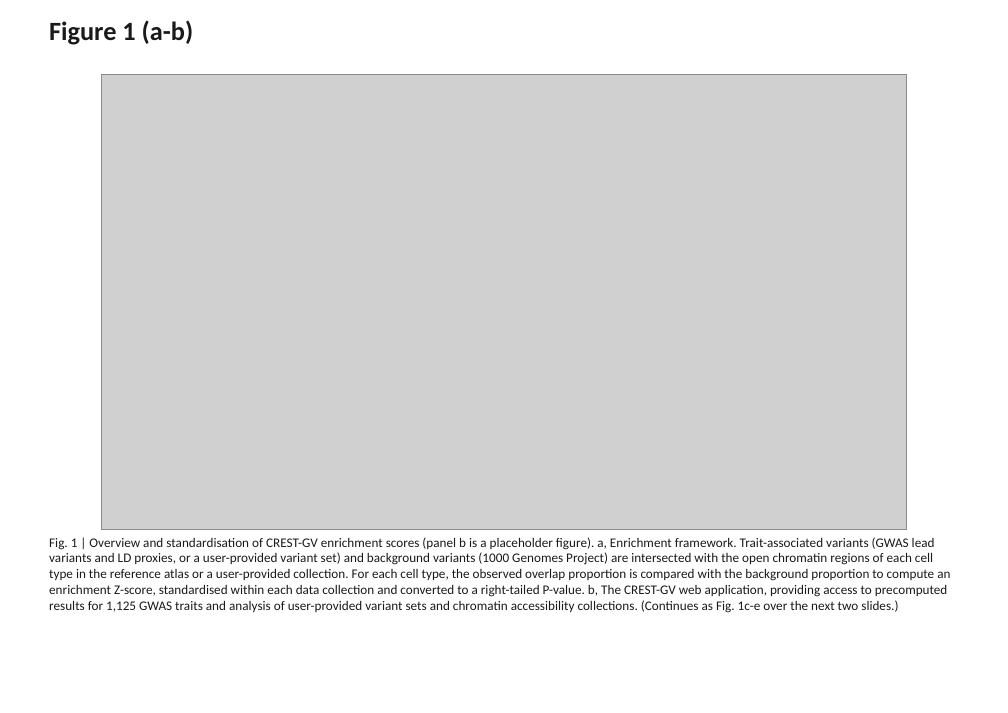
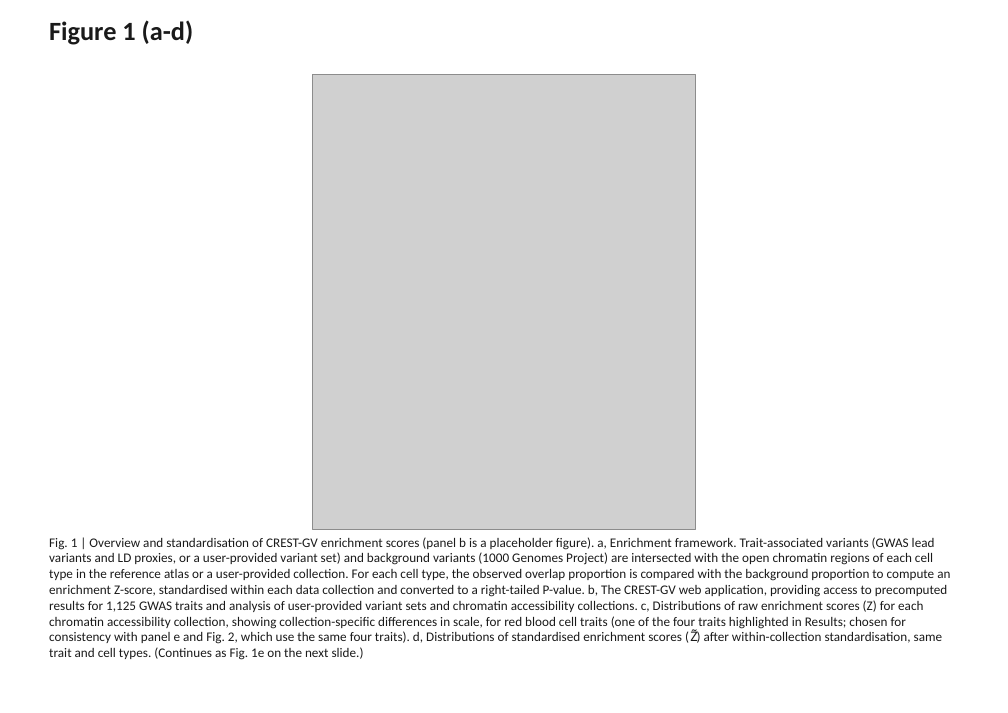
Before and after one commit to Genome-Function-Initiative-Oxford/CREST-GV, a slide deck: slide 1 of paper_analysis/figures/CREST-GV_main_figures.pptx. Drawn at 1008x713 pixels with LibreOffice and Linux fonts; fonts in the diff are those of the drawing; grey boxes stand for pictures. Boxes give left, top, right and bottom in pixels: in the first picture for what was removed or moved away, otherwise in the second. Text is boxed around its words. In the diff, an @@ line names an element or a change of style, - is before the commit and + after.

Commit message:
Composite Fig. 1a-d and Fig. 2a-f onto single images per Simone's request
Each merged figure's lettered panels now sit together on one page/image
instead of being spread across separate files just labelled as parts of
the same figure. compose_figures.py builds Fig1_abcd_composite (a:
placeholder box, b: web app screenshot placeholder, c-d: standardisation
boxplots) and Fig2_abcdef_composite (a-d: per-trait rankings, e-f: upload
examples). Fig. 1e (the cross-trait heatmap) stays on its own page --
its tall, many-row layout doesn't composite cleanly alongside a-d -- and
now has its own 'e' panel label baked into the plot title.

Updated build_figures_pptx.py and README.md to match.

```diff
--- a/paper_analysis/figures/CREST-GV_main_figures.pptx
+++ b/paper_analysis/figures/CREST-GV_main_figures.pptx
@@ text at (49, 20, 194, 45): text changed @@
-Figure 1 (a-b)
+Figure 1 (a-d)
@@ picture: place and size @@
-picture at (101, 75, 907, 530)
+picture at (313, 75, 695, 530)
@@ text at (49, 537, 950, 660): text changed @@
-Fig. 1 | Overview and standardisation of CREST-GV enrichment scores (panel b is a placeholder figure). a, Enrichment framework. Trait-associated variants (GWAS lead variants and LD proxies, or a user-provided variant set) and background variants (1000 Genomes Project) are intersected with the open chromatin regions of each cell type in the reference atlas or a user-provided collection. For each cell type, the observed overlap proportion is compared with the background proportion to compute an enrichment Z-score, standardised within each data collection and converted to a right-tailed P-value. b, The CREST-GV web application, providing access to precomputed results for 1,125 GWAS traits and analysis of user-provided variant sets and chromatin accessibility collections. (Continues as Fig. 1c-e over the next two slides.)
+Fig. 1 | Overview and standardisation of CREST-GV enrichment scores (panel b is a placeholder figure). a, Enrichment framework. Trait-associated variants (GWAS lead variants and LD proxies, or a user-provided variant set) and background variants (1000 Genomes Project) are intersected with the open chromatin regions of each cell type in the reference atlas or a user-provided collection. For each cell type, the observed overlap proportion is compared with the background proportion to compute an enrichment Z-score, standardised within each data collection and converted to a right-tailed P-value. b, The CREST-GV web application, providing access to precomputed results for 1,125 GWAS traits and analysis of user-provided variant sets and chromatin accessibility collections. c, Distributions of raw enrichment scores (Z) for each chromatin accessibility collection, showing collection-specific differences in scale, for red blood cell traits (one of the four traits highlighted in Results; chosen for consistency with panel e and Fig. 2, which use the same four traits). d, Distributions of standardised enrichment scores (Z̃) after within-collection standardisation, same trait and cell types. (Continues as Fig. 1e on the next slide.)
```
Also in this commit, not shown: 1 other slide changed, 2 slides removed, 10 other files.
